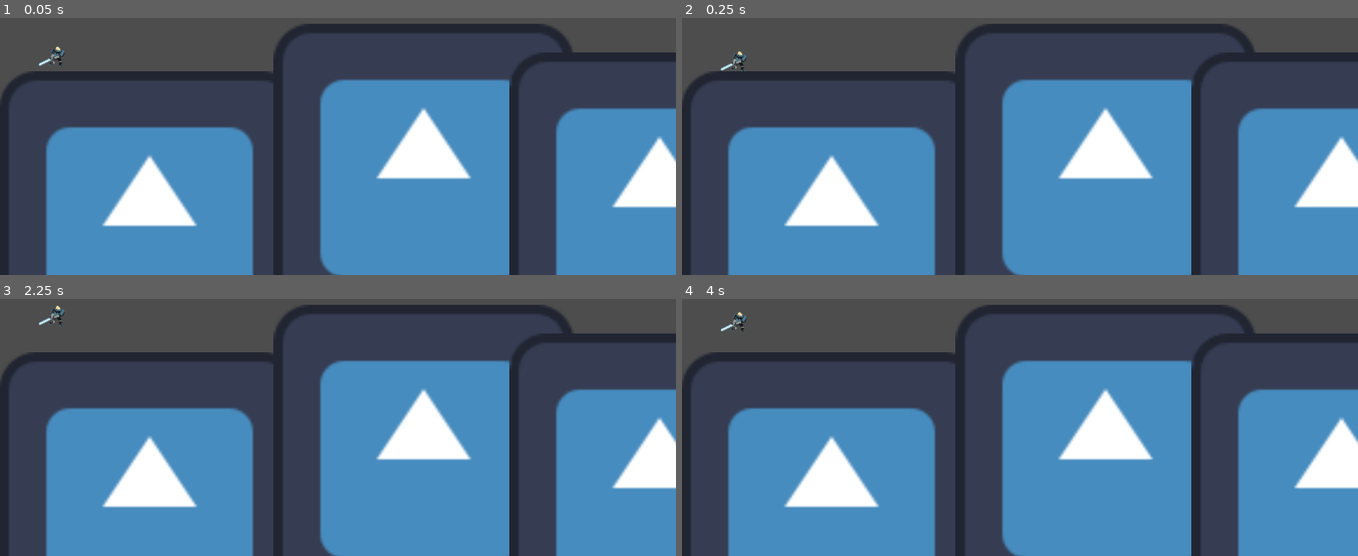
Above: before the commit, frames 1-4 (two rows, left to right).
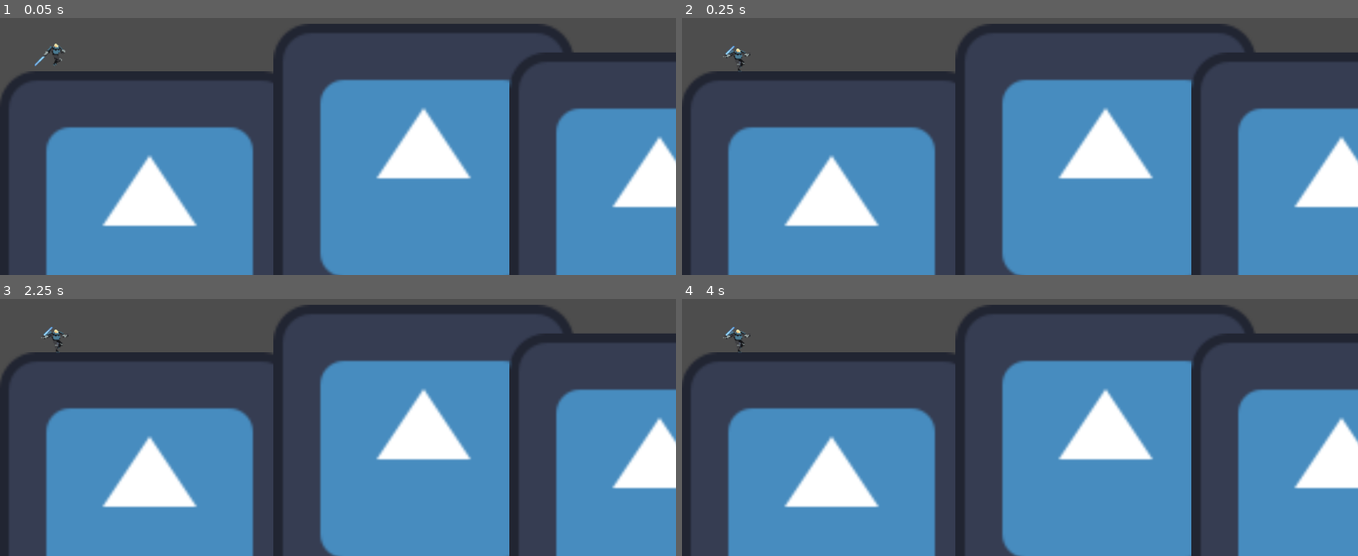
Above: after the commit, the same moments.

Repository: UrtaroPrograms/Actividad-Movimiento-2D-en-Godot-Lautaro-Urtasun
Game: Godot game, scene res://main.tscn
Same seed, same stepped clock (60 frames per second), same inputs: the game is played once before the commit and once after it. The engine's default icon, where the game draws it, is replaced by a stand-in: a white triangle on a blue panel in a dark square.
Inputs:
- Up to frame 1 (0.05 s): no input
- Up to frame 2 (0.25 s): no input
- Up to frame 3 (2.25 s): tap Enter at 0.5 s; tap Space at 2 s
- Up to frame 4 (4 s): tap Enter at 3.5 s

The runs differ from the first frame. In frame 1, 0.2% of the frame differs, in the area x 5-10%, y 9-19%; in frame 2, 0.2%; in frame 3, 0.2%, in the area x 5-11%, y 2-22%; in frame 4, 0.2%.

Commit message:
Cambiadas acciones default por otras personalizadas y creado método (incompleto) para determinar la animación correspondiente

Diff:
--- a/actividad-movimiento-2d-en-godot-lautaro-urtasun/personaje.tscn
+++ b/actividad-movimiento-2d-en-godot-lautaro-urtasun/personaje.tscn
@@ -1,6 +1,9 @@
 [gd_scene format=3 uid="uid://ewo31hpifhk"]
 
 [ext_resource type="Texture2D" uid="uid://dqoa4cr4b6byf" path="res://Sprites/characterWalk.png" id="1_4e5bt"]
+[ext_resource type="Texture2D" uid="uid://cqmi4r5sl2rpn" path="res://Sprites/characterFall.png" id="1_gj0cs"]
+[ext_resource type="Texture2D" uid="uid://6dcsgfgyxngy" path="res://Sprites/characterJump.png" id="2_ck3sb"]
+[ext_resource type="Texture2D" uid="uid://xgdu2rcldydm" path="res://Sprites/characterJumpMaxHeight.png" id="3_cx4ix"]
 
 [sub_resource type="GDScript" id="GDScript_4e5bt"]
 script/source = "extends CharacterBody2D
@@ -8,7 +11,7 @@
 
 const SPEED = 150
 const JUMP_VELOCITY = -300.0
-
+var idle
 
 func _physics_process(delta: float) -> void:
 	# Add the gravity.
@@ -16,19 +19,45 @@
 		velocity += get_gravity() * delta
 
 	# Handle jump.
-	if Input.is_action_just_pressed(\"ui_accept\") and is_on_floor():
+	if Input.is_action_just_pressed(\"jump\") and is_on_floor():
 		velocity.y = JUMP_VELOCITY
 
 	# Get the input direction and handle the movement/deceleration.
 	# As good practice, you should replace UI actions with custom gameplay actions.
-	var direction := Input.get_axis(\"ui_left\", \"ui_right\")
+	var direction := Input.get_axis(\"move_left\", \"move_right\")
 	if direction:
 		velocity.x = direction * SPEED
 	else:
 		velocity.x = move_toward(velocity.x, 0, SPEED)
 
+	move_and_slide()
+	_find_animation()
 
-	move_and_slide()
+func _find_animation():
+
+	if is_on_floor():  #Primero nos fijamos si está en el suelo.
+		if abs(velocity.x) > 0:   #Si se está moviendo, usamos la animación de caminar. Si está quieto, la de que está quieto.
+			$AnimatedSprite2D.play(\"Walk\")
+		else:
+			$AnimatedSprite2D.play(\"Idle\")
+
+	else:	#Si no está en el suelo, entonces comprobamos su velocidad vertical
+
+		if velocity.y < 0:
+			$AnimatedSprite2D.play(\"Jump\")
+		else: if velocity.y > 0:
+			$AnimatedSprite2D.play(\"Fall\")
+
+		if (velocity.y > -50 and velocity.y < 50):
+			$AnimatedSprite2D.play(\"MaxHeight\") #Si la velocidad en Y en un rango pequeño alrededor del cero (es decir, cuando alcanza el punto máximo del salto, cambiamos el sprite al de altura máxima)
+
+
+	# Al final calculamos si el personaje debería mirar para la izquierda o la derecha según su velocidad x. Utilizamos un else if para que no quede mirando a la derecha por defecto.
+	if velocity.x < 0:
+		$AnimatedSprite2D.flip_h = true
+	else: if velocity.x > 0:
+		$AnimatedSprite2D.flip_h = false
+
 "
 
 [sub_resource type="RectangleShape2D" id="RectangleShape2D_ltgau"]
@@ -73,14 +102,33 @@
 "name": &"Dash",
 "speed": 5.0
 }, {
-"frames": [],
+"frames": [{
+"duration": 1.0,
+"texture": ExtResource("1_gj0cs")
+}],
 "loop": true,
 "name": &"Fall",
 "speed": 5.0
 }, {
 "frames": [],
+"loop": false,
+"name": &"Idle",
+"speed": 5.0
+}, {
+"frames": [{
+"duration": 1.0,
+"texture": ExtResource("2_ck3sb")
+}],
 "loop": true,
 "name": &"Jump",
+"speed": 5.0
+}, {
+"frames": [{
+"duration": 1.0,
+"texture": ExtResource("3_cx4ix")
+}],
+"loop": true,
+"name": &"MaxHeight",
 "speed": 5.0
 }, {
 "frames": [{
@@ -110,7 +158,7 @@
 }],
 "loop": true,
 "name": &"Walk",
-"speed": 5.0
+"speed": 12.0
 }]
 
 [node name="Personaje" type="CharacterBody2D" unique_id=529948523]
@@ -124,5 +172,4 @@
 position = Vector2(-0.125, 3.5)
 scale = Vector2(1.4583334, 1.4583334)
 sprite_frames = SubResource("SpriteFrames_38t12")
-animation = &"Walk"
-frame_progress = 0.61090374
+animation = &"MaxHeight"
--- a/actividad-movimiento-2d-en-godot-lautaro-urtasun/project.godot
+++ b/actividad-movimiento-2d-en-godot-lautaro-urtasun/project.godot
@@ -15,6 +15,29 @@
 config/features=PackedStringArray("4.6", "Forward Plus")
 config/icon="res://icon.svg"
 
+[input]
+
+move_right={
+"deadzone": 0.2,
+"events": [Object(InputEventKey,"resource_local_to_scene":false,"resource_name":"","device":-1,"window_id":0,"alt_pressed":false,"shift_pressed":false,"ctrl_pressed":false,"meta_pressed":false,"pressed":false,"keycode":0,"physical_keycode":4194321,"key_label":0,"unicode":0,"location":0,"echo":false,"script":null)
+]
+}
+move_left={
+"deadzone": 0.2,
+"events": [Object(InputEventKey,"resource_local_to_scene":false,"resource_name":"","device":-1,"window_id":0,"alt_pressed":false,"shift_pressed":false,"ctrl_pressed":false,"meta_pressed":false,"pressed":false,"keycode":0,"physical_keycode":4194319,"key_label":0,"unicode":0,"location":0,"echo":false,"script":null)
+]
+}
+jump={
+"deadzone": 0.2,
+"events": [Object(InputEventKey,"resource_local_to_scene":false,"resource_name":"","device":-1,"window_id":0,"alt_pressed":false,"shift_pressed":false,"ctrl_pressed":false,"meta_pressed":false,"pressed":false,"keycode":0,"physical_keycode":90,"key_label":0,"unicode":122,"location":0,"echo":false,"script":null)
+]
+}
+dash={
+"deadzone": 0.2,
+"events": [Object(InputEventKey,"resource_local_to_scene":false,"resource_name":"","device":-1,"window_id":0,"alt_pressed":false,"shift_pressed":false,"ctrl_pressed":false,"meta_pressed":false,"pressed":false,"keycode":0,"physical_keycode":88,"key_label":0,"unicode":120,"location":0,"echo":false,"script":null)
+]
+}
+
 [physics]
 
 3d/physics_engine="Jolt Physics"
Binary file added: actividad-movimiento-2d-en-godot-lautaro-urtasun/Sprites/characterIdle.png
Not shown, added: actividad-movimiento-2d-en-godot-lautaro-urtasun/Sprites/characterIdle.png.import
